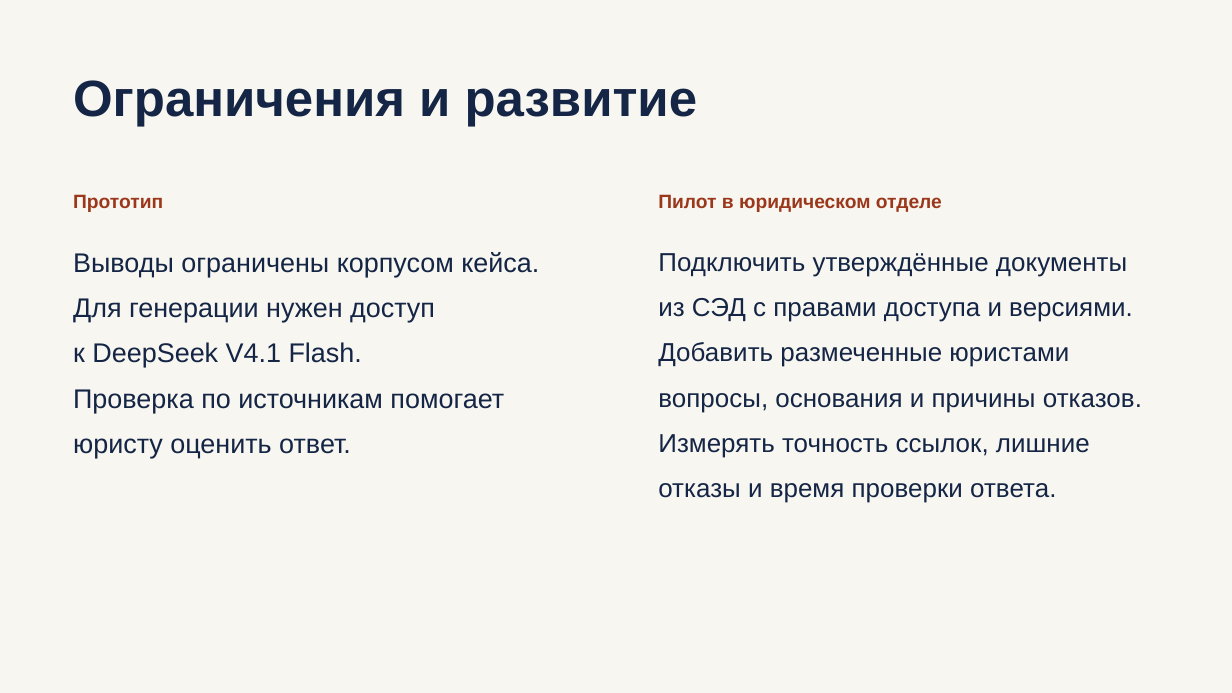
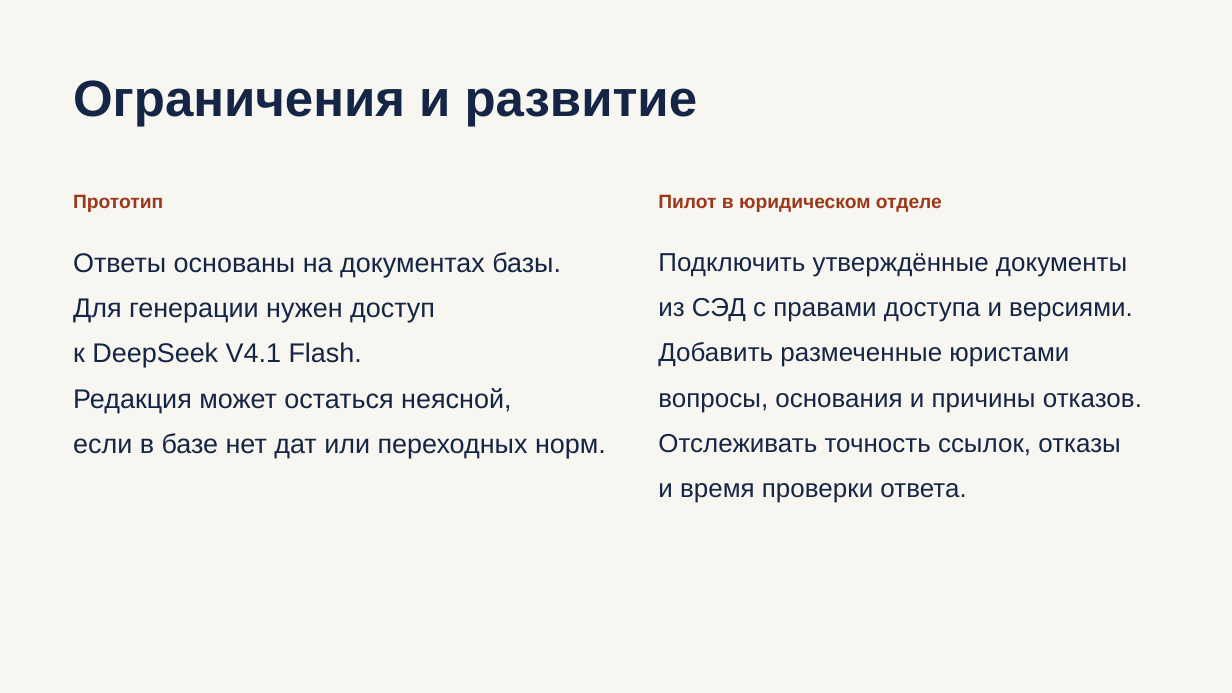
Before and after one commit to filipp880/Alfa-PSB, a slide deck: slide 8 of presentation.pptx. Drawn at 1232x693 pixels with LibreOffice and Linux fonts; fonts in the diff are those of the drawing. Boxes give left, top, right and bottom in pixels: in the first picture for what was removed or moved away, otherwise in the second. Text is boxed around its words. In the diff, an @@ line names an element or a change of style, - is before the commit and + after.

```diff
--- a/presentation.pptx
+++ b/presentation.pptx
@@ text at (x1=73, y1=252, x2=561, y2=277): text changed @@
-Выводы ограничены корпусом кейса.
+Ответы основаны на документах базы.
@@ text at (x1=73, y1=388, x2=511, y2=413): text changed @@
-Проверка по источникам помогает
+Редакция может остаться неясной,
@@ text at (x1=73, y1=433, x2=606, y2=458): text changed @@
-юристу оценить ответ.
+если в базе нет дат или переходных норм.
@@ text at (x1=658, y1=434, x2=1120, y2=456): text changed @@
-Измерять точность ссылок, лишние
+Отслеживать точность ссылок, отказы
@@ text at (x1=658, y1=483, x2=966, y2=503): text changed @@
-отказы и время проверки ответа.
+и время проверки ответа.
```
Also in this commit, not shown: 5 other slides changed, 26 other files.
